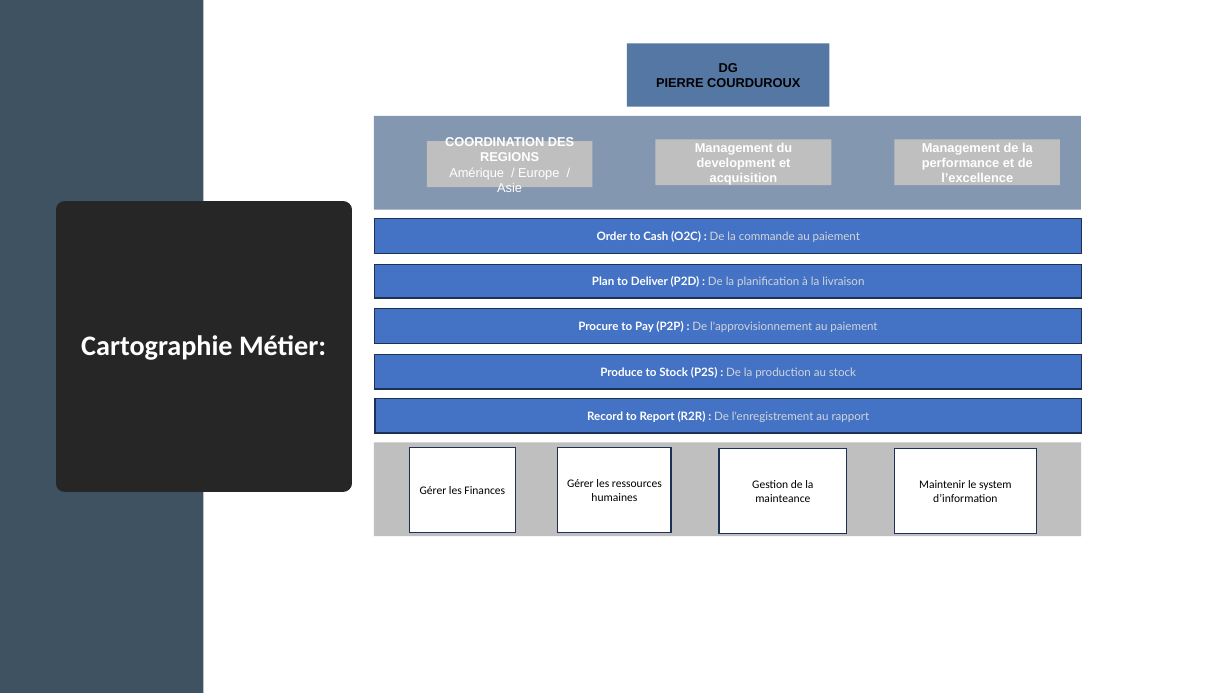
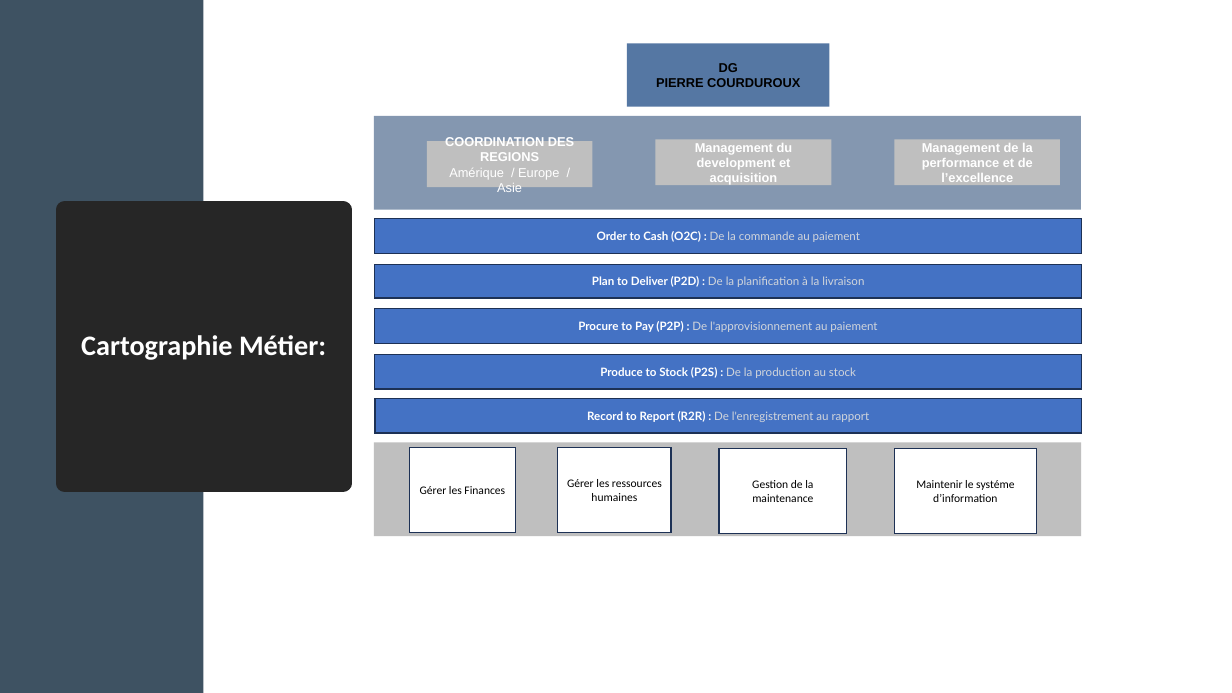
Before and after one commit to Minimacaco59/BPMN, a slide deck: slide 2 of Cartographie.pptx. Drawn at 1232x693 pixels with LibreOffice and Linux fonts; fonts in the diff are those of the drawing. Boxes give left, top, right and bottom in pixels: in the first picture for what was removed or moved away, otherwise in the second. Text is boxed around its words. In the diff, an @@ line names an element or a change of style, - is before the commit and + after.

```diff
--- a/Cartographie.pptx
+++ b/Cartographie.pptx
@@ text in rectangle at <box>752,480,813,502</box>: text changed @@
-Gestion de la mainteance
+Gestion de la maintenance
@@ text in rectangle at <box>916,480,1014,502</box>: text changed @@
-Maintenir le system d’information
+Maintenir le systéme d’information
```
Also in this commit, not shown: 2 other files.
